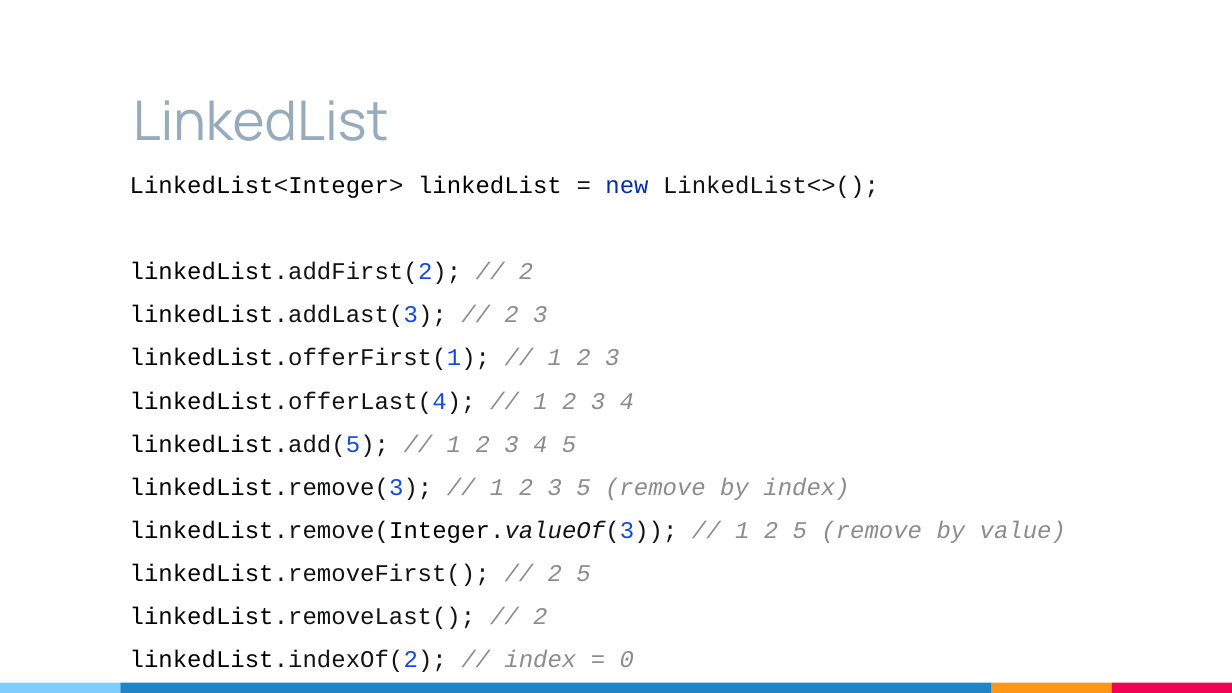
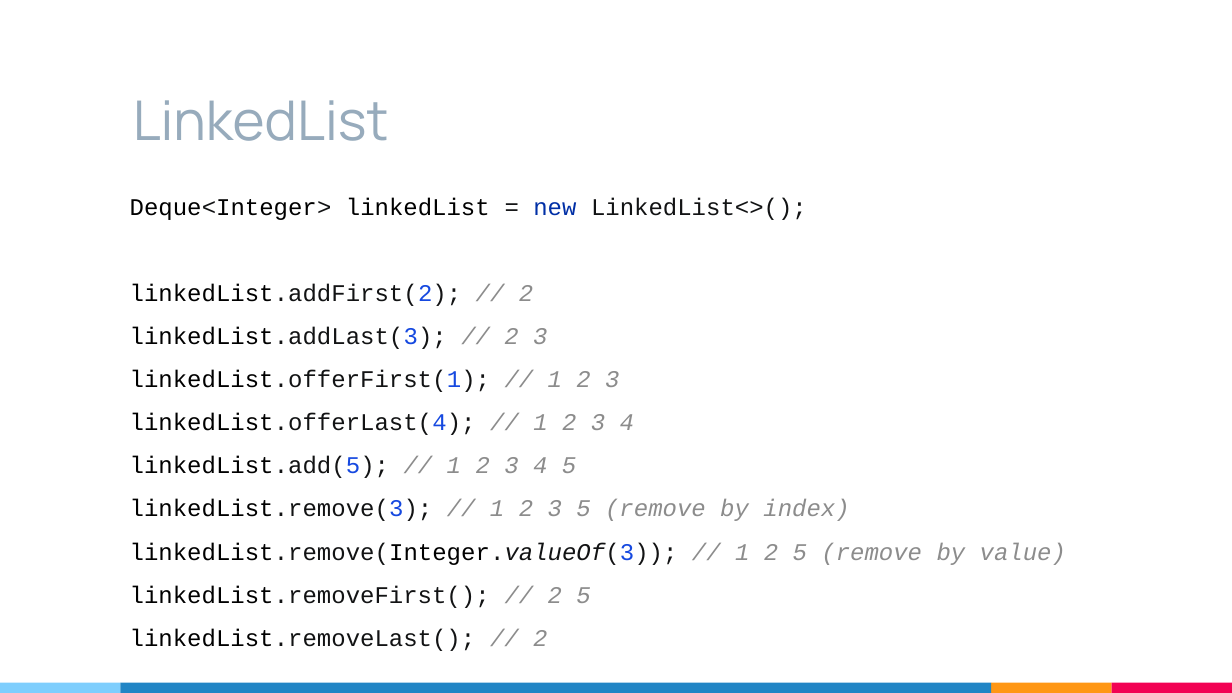
Before and after one commit to brahinets/GeekHub-J4W-X, a slide deck: slide 26 of Lectures/Lesson 07 - Generics. Collections Framework.pptx. Drawn at 1232x693 pixels with LibreOffice and Linux fonts; fonts in the diff are those of the drawing. Boxes give left, top, right and bottom in pixels: in the first picture for what was removed or moved away, otherwise in the second. Text is boxed around its words. In the diff, an @@ line names an element or a change of style, - is before the commit and + after.

```diff
--- a/Lectures/Lesson 07 - Generics. Collections Framework.pptx
+++ b/Lectures/Lesson 07 - Generics. Collections Framework.pptx
@@ text "Deque<Integer> linkedList = new LinkedList<>(); ...": place and size @@
-text "Deque<Integer> linkedList = new LinkedList<>(); ..." at box(121, 148, 1080, 680)
+text "Deque<Integer> linkedList = new LinkedList<>(); ..." at box(130, 197, 1066, 651)
@@ text at box(130, 197, 1066, 651): text changed @@
-LinkedList<Integer> linkedList = new LinkedList<>();
-linkedList.addFirst(2); // 2
-linkedList.addLast(3); // 2 3
-linkedList.offerFirst(1); // 1 2 3
-linkedList.offerLast(4); // 1 2 3 4
-linkedList.add(5); // 1 2 3 4 5
-linkedList.remove(3); // 1 2 3 5 (remove by index)
-linkedList.remove(Integer.valueOf(3)); // 1 2 5 (remove by value)
-linkedList.removeFirst(); // 2 5
-linkedList.removeLast(); // 2
-linkedList.indexOf(2); // index = 0
+Deque<Integer> linkedList = new LinkedList<>();
+linkedList.addFirst(2); // 2
+linkedList.addLast(3); // 2 3
+linkedList.offerFirst(1); // 1 2 3
+linkedList.offerLast(4); // 1 2 3 4
+linkedList.add(5); // 1 2 3 4 5
+linkedList.remove(3); // 1 2 3 5 (remove by index)
+linkedList.remove(Integer.valueOf(3)); // 1 2 5 (remove by value)
+linkedList.removeFirst(); // 2 5
+linkedList.removeLast(); // 2
```
Also in this commit, not shown: 1 other slide changed.
